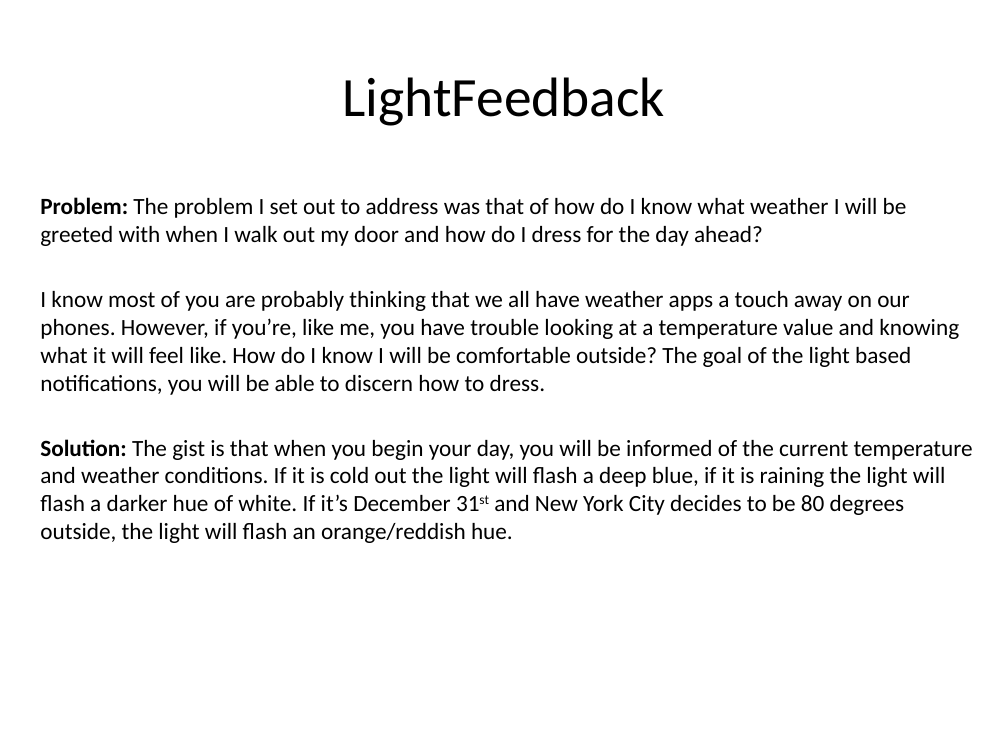
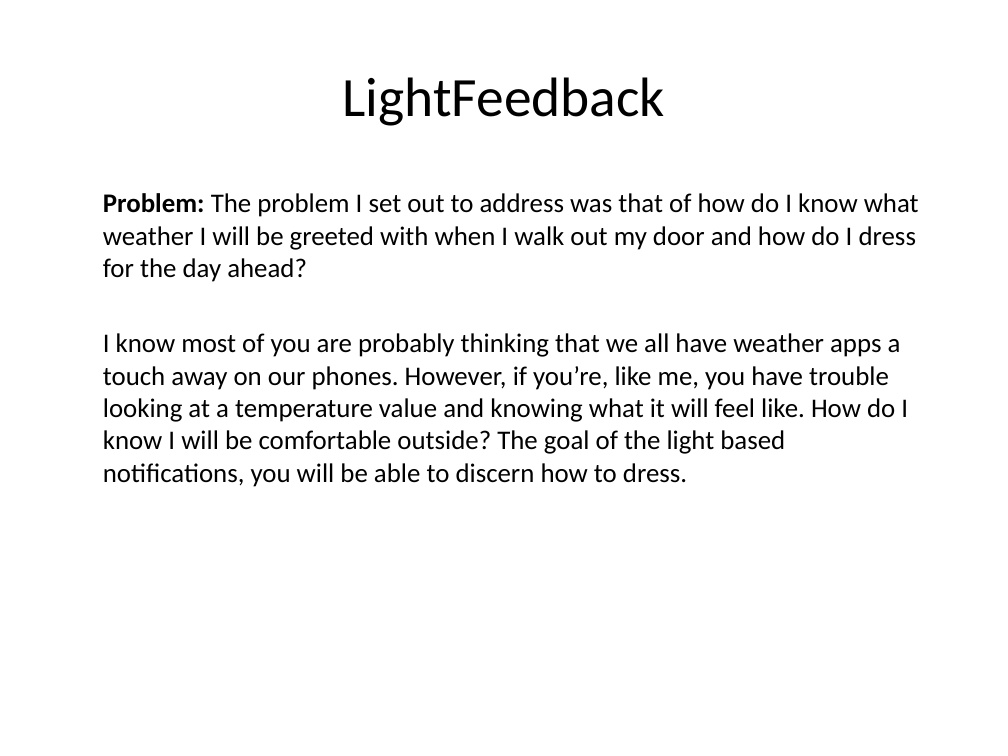
Before and after one commit to samiam0906/Q2_Project, a slide deck: slide 2 of presentation/light feedback presentation.pptx. Drawn at 1008x756 pixels with LibreOffice and Linux fonts; fonts in the diff are those of the drawing. Boxes give left, top, right and bottom in pixels: in the first picture for what was removed or moved away, otherwise in the second. Text is boxed around its words. In the diff, an @@ line names an element or a change of style, - is before the commit and + after.

```diff
--- a/presentation/light feedback presentation.pptx
+++ b/presentation/light feedback presentation.pptx
@@ subtitle "Problem: The problem I set ...": place and size @@
-subtitle "Problem: The problem I set ..." at [40,197,973,543]
+subtitle "Problem: The problem I set ..." at [103,193,919,487]
@@ subtitle "Problem: The problem I set ..." at [103,193,919,487]: size 16.6 to 19.3 pt @@
@@ subtitle at [40,439,973,543]: paragraph removed @@
-Solution: The gist is that when you begin your day, you will be informed of the current temperature and weather conditions. If it is cold out the light will flash a deep blue, if it is raining the light will flash a darker hue of white. If it’s December 31st and New York City decides to be 80 degrees outside, the light will flash an orange/reddish hue.
```
Also in this commit, not shown: 1 slide added, 1 other file.
